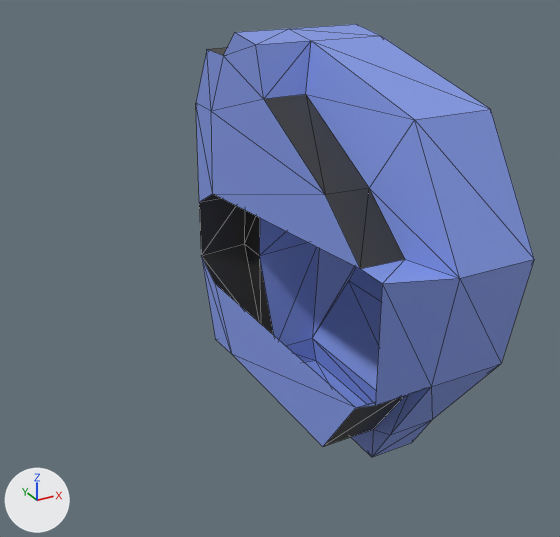
An edit to the glTF model Models/Parts/Roller/RollerCore.glb, drawn before and after from the same camera.
Before and after are seen from a 50 mm camera at (-1.86, -3.58, 1.68) aimed at (0.0, -0.19, -0.01). Arrows for +X, +Y and +Z are at lower left; the lights stay in place. Mesh edges are drawn as thin lines. Vertices at the same position are counted once.

Names of what the first picture shows: 'Core'.
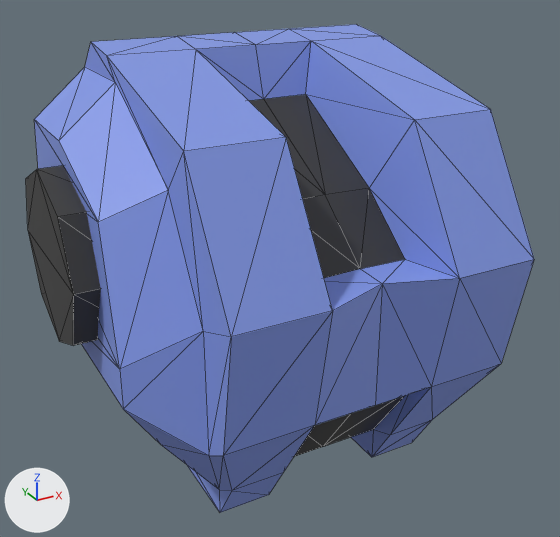
Diff of the bpy script that builds the scene:
```diff
--- a/Models/Parts/Roller/RollerCore.glb.py
+++ b/Models/Parts/Roller/RollerCore.glb.py
@@ me_cube_002 @@
 # used by ob_core; location = (0.0, 0.0, 0.0)
-me_cube_002.from_pydata(...)  # 86 vertices, 158 faces; spans x 0.0..1.18, y -1.23..0.92, z -1.06..1.18
+me_cube_002.from_pydata(...)  # 153 vertices, 302 faces; spans x -1.18..1.18, y -1.23..0.92, z -1.06..1.18
+# me_cube_002 part 1: a new loose piece, an 8-sided cylinder along x spanning x -1.18..-0.85, y -0.49..0.4, z -0.21..0.68, in mat_material_002 (black #373737)
+# me_cube_002 part 2
+# 42 vertices are added at x -1.06..-0.25, y -1.23..0.92, z -1.06..1.18
+# 9 new vertices lie (-0.33, 0.0, 0.0) away from vertices in x 0.0, y -1.12..0.9, z -0.87..1.18
+# 88 new faces join them, mat_material_001 (blue #8399e7)
+# 28 new faces join them, mat_material_002 (black #373737)
 me_cube_002.materials.append(mat_material_001)
```

Location of each change, [x1, y1, x2, y2] in pixels of the pictures (560 x 537 px):
'Core', reshaped (50% wider, 13% taller)
    before: [196, 24, 534, 457]
    after: [26, 24, 534, 513]
part 1 of me_cube_002, added (black)
    after: [26, 166, 101, 346]
part 2 of me_cube_002, added (blue)
    after: [34, 32, 382, 513]
